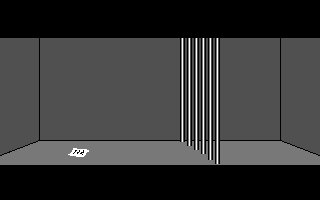
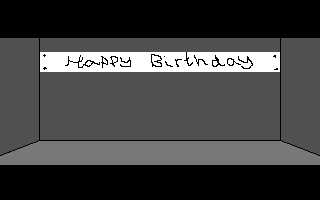
Two versions of the same layered image (320 x 200). Layer-by-layer changes:
added layer "banner" above "bricks" over [40, 52, 280, 72]
hid "paper" over [68, 148, 89, 157]
hid "mesh" over [180, 38, 220, 164]
